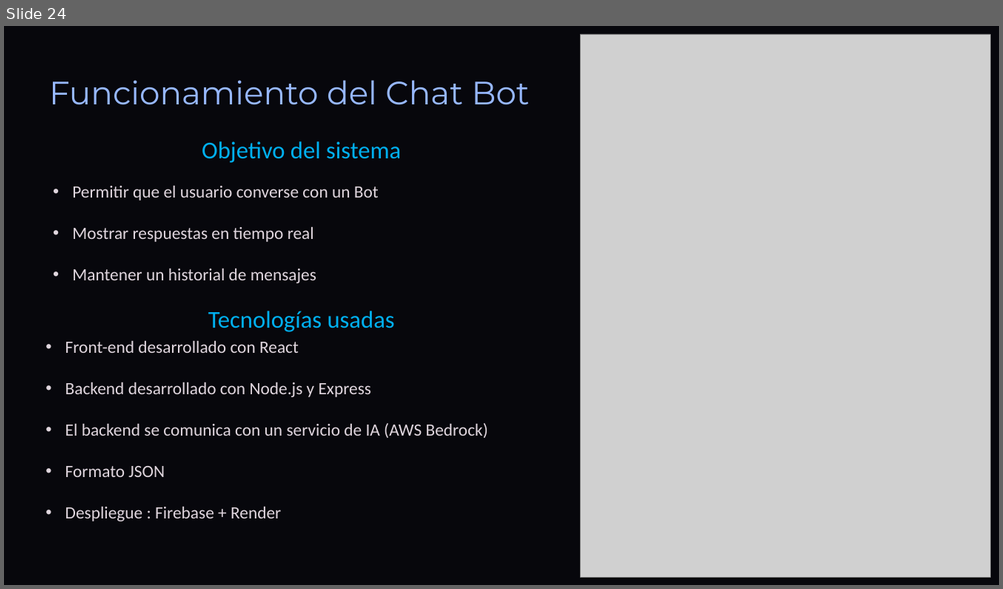
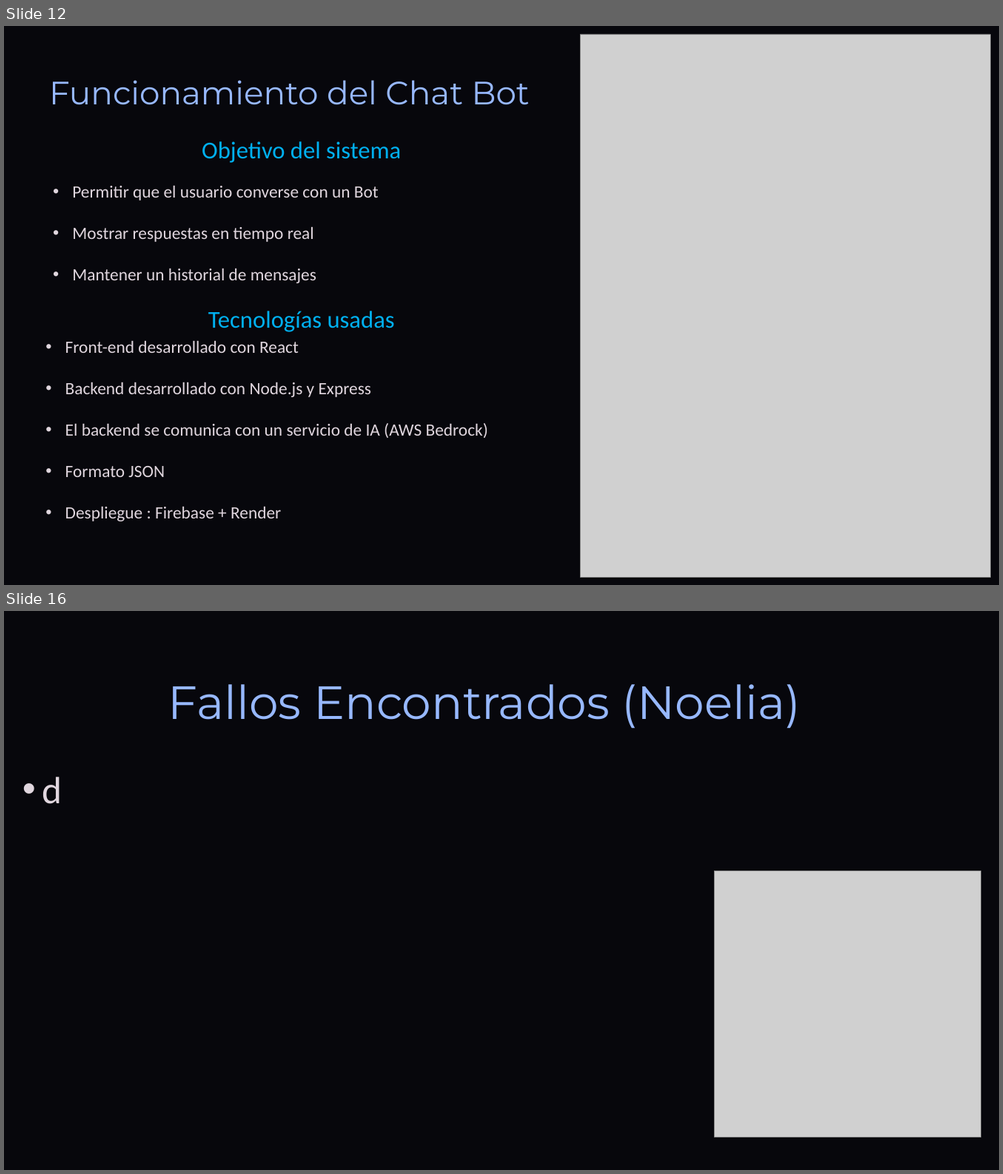
Before and after one commit to DavidCorredorMiguel/proyectogrupo2, a slide deck: Tech-and-Learn-Innovacion-y-Aprendizaje-en-E-commerce (1).pptx. Shown one above the other, each under a label of ours: slide 24 before the commit, slides 12 and 16 after it; the slides between them are not shown. The pictures are 1003x589 and 1003x1174 pixels, drawn with LibreOffice and Linux fonts; fonts in the diff are those of the drawing; grey boxes stand for pictures; background and template pictures are left out. Boxes give left, top, right and bottom in pixels: in the first picture for what was removed or moved away, otherwise in the second. Text is boxed around its words. In the diff, an @@ line names an element or a change of style, - is before the commit and + after.

```diff
--- a/Tech-and-Learn-Innovacion-y-Aprendizaje-en-E-commerce (1).pptx
+++ b/Tech-and-Learn-Innovacion-y-Aprendizaje-en-E-commerce (1).pptx
@@ slide 16 added at bbox=[4, 611, 999, 1170], background picture (left out); not listed: 1 template element that a slide beside it also shows @@
@@ text added at bbox=[168, 684, 800, 729], 54 pt, text #97B8FF @@
+Fallos Encontrados (Noelia)
@@ text added at bbox=[42, 777, 62, 804], 44 pt, text #E0D6DE @@
+• d
@@ picture added at bbox=[714, 871, 980, 1137] @@
@@ what was slide 24 is now slide 12 @@
```
Also in this commit, not shown: 5 slides changed, 3 other slides added, 3 slides removed, 1 other file.
